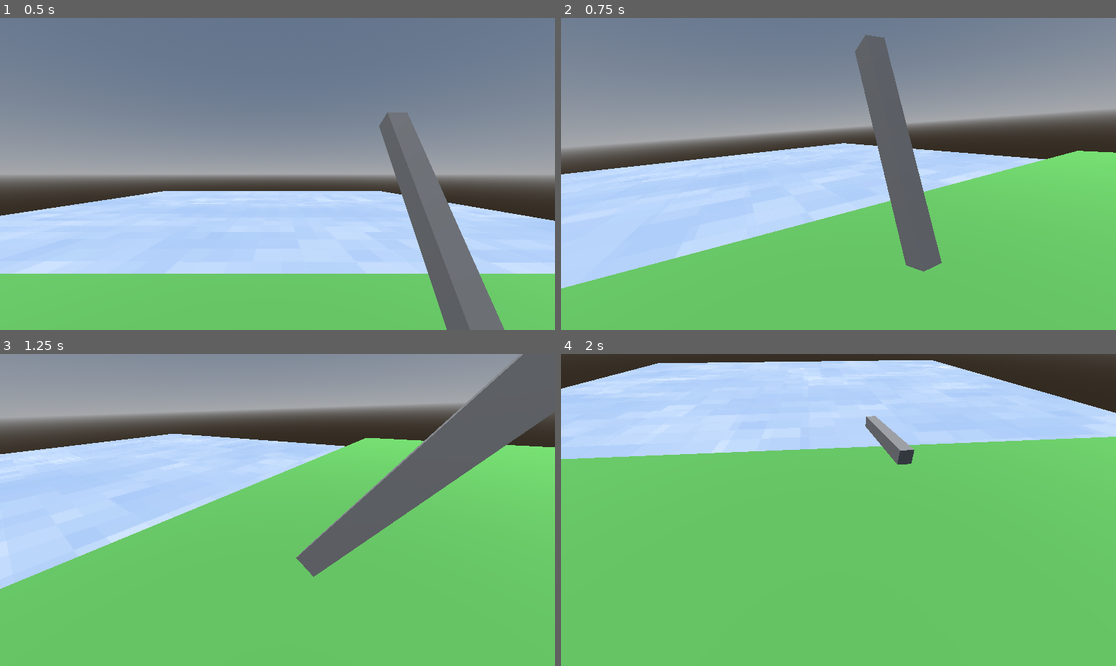
Above: before the commit, frames 1-4 (two rows, left to right).
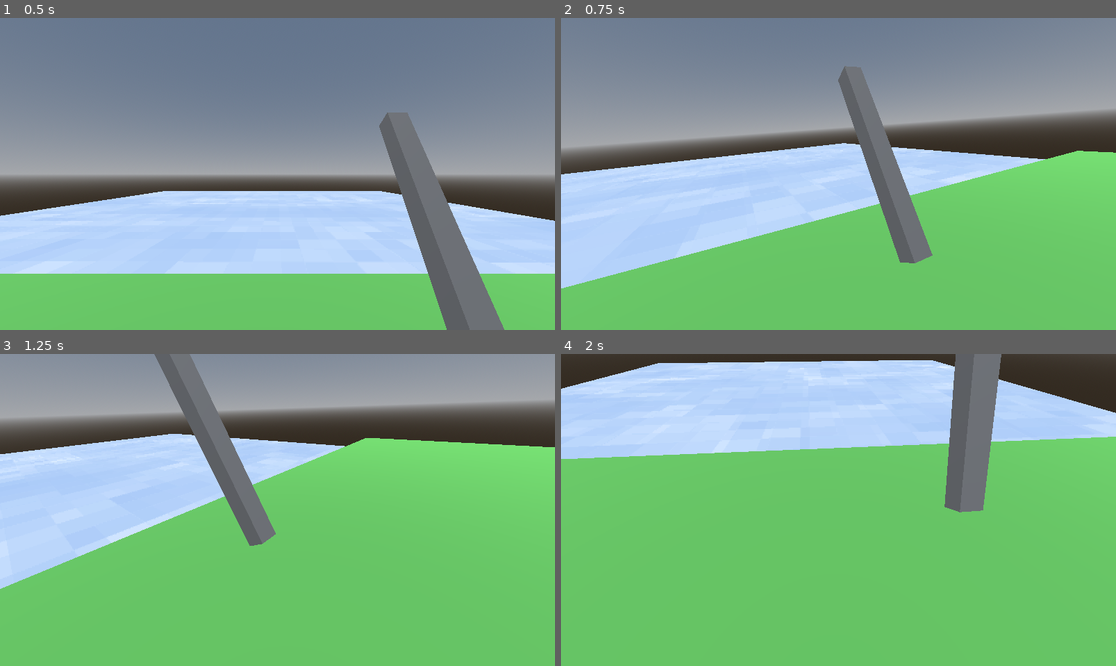
Above: after the commit, the same moments.

Repository: Herodegon/GMTK_2026
Game: Godot game, scene res://scenes/world.tscn
Same seed, same stepped clock (60 frames per second), same inputs: the game is played once before the commit and once after it.
Inputs:
- Up to frame 1 (0.5 s): no input
- Up to frame 2 (0.75 s): hold D (right) from 0.53 s (still down); hold E (interact) from 0.53 s (still down)
- Up to frame 3 (1.25 s): keep holding D (right); keep holding E (interact)
- Up to frame 4 (2 s): release D (right) at 1.28 s; release E (interact) at 1.28 s; hold S (down) from 1.28 s (still down); tap E (interact) at 1.35 s

Frame 1 is identical in both runs. In frame 2, 4.4% of the frame differs, in the area x 49-69%, y 5-82%; in frame 3, 12%, in the area x 27-100%, y 0-72%; in frame 4, 4.4%.

Commit message:
refactor: camera and input

Diff:
--- a/scenes/player.gd
+++ b/scenes/player.gd
@@ -1,4 +1,8 @@
 extends Node3D
+
+@onready var camera = %Camera
+
+@export var camera_speed: float = 3.0
 
 var target_transform: Transform3D
 var camera_lock: bool = false
@@ -8,16 +12,31 @@
 
 func _physics_process(delta):
 	if !camera_lock:
-		handle_camera()
-		$Camera.transform = lerp($Camera.transform, target_transform, 3.0 * delta)
+		camera.transform = lerp(camera.transform, target_transform, camera_speed * delta)
 	else:
-		$Camera.transform = lerp($Camera.transform, $Up.transform, 3.0 * delta)
-
+		camera.transform = lerp(camera.transform, $Up.transform, camera_speed * delta)
 
 func _input(event):
 	if event is InputEvent:
 		if event.is_pressed() and event.is_action_pressed("interact"):
 			interact()
+
+		if !camera_lock:
+			if event.is_pressed() and event.is_action_pressed("up"):
+				target_transform = $Up.transform
+				interaction = interactions.FISH
+
+			if event.is_pressed() and event.is_action_pressed("down"):
+				target_transform = $Down.transform
+				interaction = interactions.BAIT
+
+			if Input.is_action_just_pressed("left"):
+				target_transform = $Left.transform
+				interaction = interactions.RADIO
+
+			if Input.is_action_just_pressed("right"):
+				target_transform = $Right.transform
+				interaction = interactions.BEER
 
 func interact():
 	match interaction:
@@ -30,20 +49,3 @@
 			print("beer")
 		3:
 			print("bait")
-
-func handle_camera():
-	if Input.is_action_just_pressed("up"):
-		target_transform = $Up.transform
-		interaction = interactions.FISH
-
-	if Input.is_action_just_pressed("down"):
-		target_transform = $Down.transform
-		interaction = interactions.BAIT
-
-	if Input.is_action_just_pressed("left"):
-		target_transform = $Left.transform
-		interaction = interactions.RADIO
-
-	if Input.is_action_just_pressed("right"):
-		target_transform = $Right.transform
-		interaction = interactions.BEER
--- a/scenes/player.tscn
+++ b/scenes/player.tscn
@@ -83,6 +83,7 @@
 mesh = SubResource("BoxMesh_yt6rh")
 
 [node name="Camera" type="Camera3D" parent="." unique_id=1721382717]
+unique_name_in_owner = true
 
 [node name="Up" type="Node3D" parent="." unique_id=1705405695]
 
